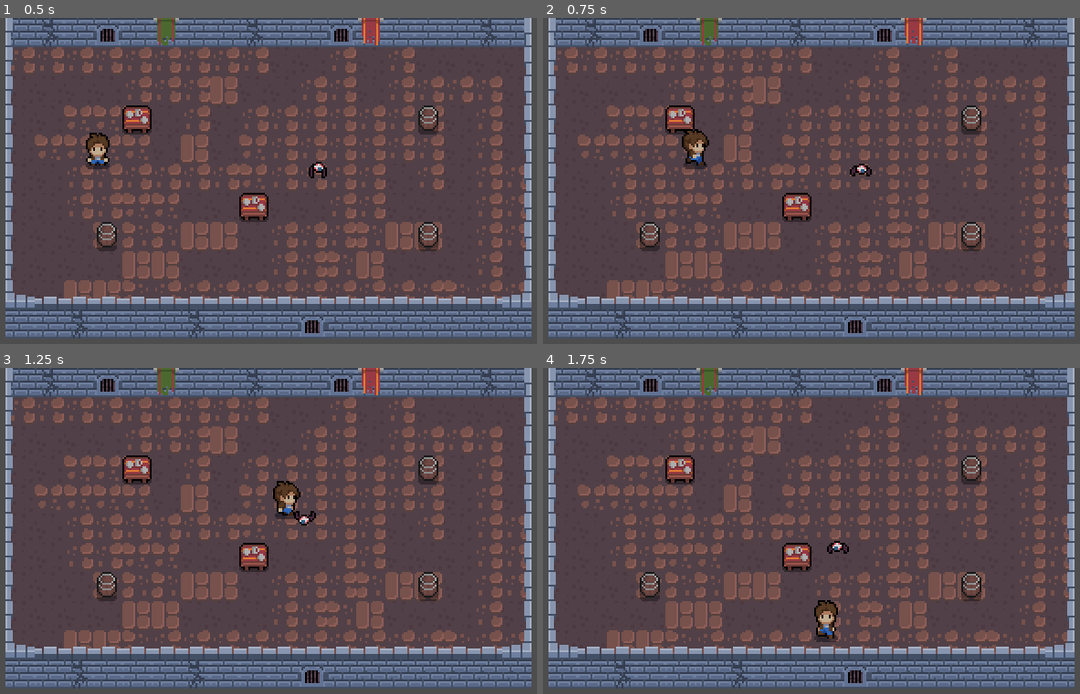
Above: before the commit, frames 1-4 (two rows, left to right).
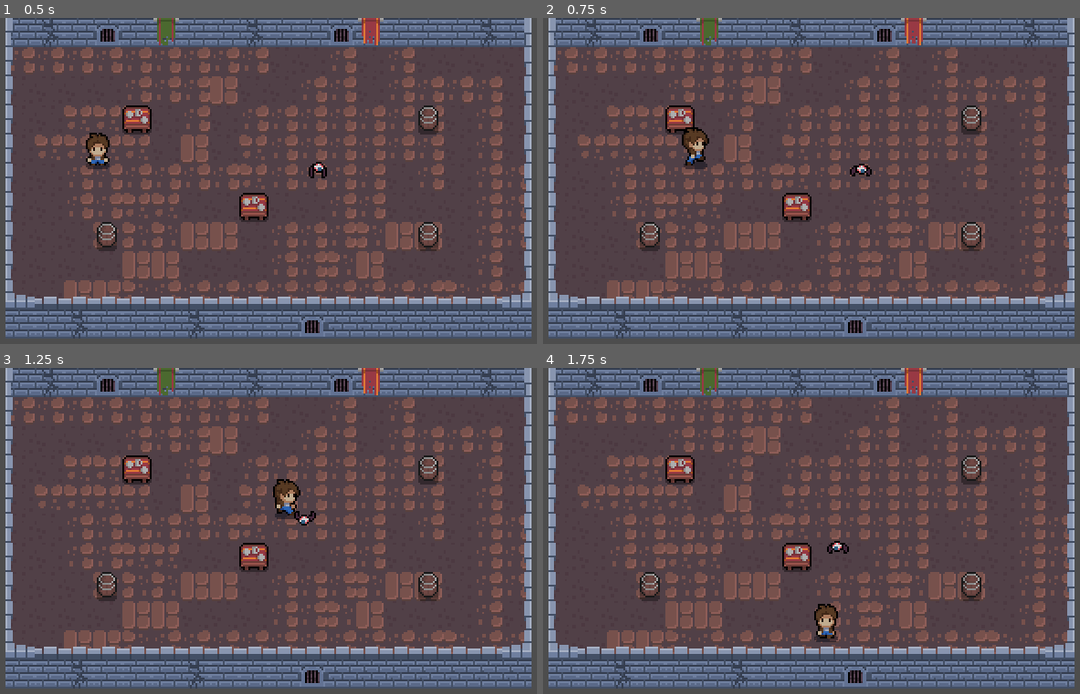
Above: after the commit, the same moments.

Repository: AlayandeWork/Micro-Knight
Game: Godot game, scene res://World/Level/level.tscn
The game is run twice, just before and just after one commit, with the same random seed, the same clock (stepped at 60 frames per second) and the same inputs.
Inputs:
- Up to frame 1 (0.5 s): no input
- Up to frame 2 (0.75 s): hold Right (ui_right) from 0.53 s (still down); tap Space (Attack, bound only after the commit) at 0.6 s
- Up to frame 3 (1.25 s): keep holding Right (ui_right)
- Up to frame 4 (1.75 s): release Right (ui_right) at 1.28 s; hold Down (ui_down) from 1.28 s (still down); tap Space (Attack, bound only after the commit) at 1.35 s

Frame 1 is identical in both runs. In frame 2, 0.2% of the frame differs, in the area x 25-31%, y 33-46%; in frame 3, 0.2%; in frame 4, 0.3%, in the area x 50-55%, y 71-83%.

Commit message:
update
Player and Enemy can take and recieve damage

Diff:
--- a/Enemy/enemy.gd
+++ b/Enemy/enemy.gd
@@ -3,8 +3,12 @@
 var playerIsChasing = false;
 var enemySpeed = 50;
 var player = null
+var playerInRange = false
+var enemyHealth = 100
+var canTakeDamage = true
 
 func _physics_process(delta):
+	playerAttacking()
 	if playerIsChasing:
 		position += (player.position - position)/enemySpeed
 		$AnimatedSprite2D.play("enemy_run")
@@ -30,3 +34,27 @@
 
 func enemy():
 	pass
+
+
+func _on_player_can_attack_body_entered(body):
+	if body.has_method("player"):
+		playerInRange = true
+
+
+func _on_player_can_attack_body_exited(body):
+	if body.has_method("player"):
+		playerInRange = false
+
+func playerAttacking():
+	if playerInRange and Globle.playerCurrentlyAttacking == true:
+		if canTakeDamage == true:
+			enemyHealth -= 10
+			$playerAttackCooldownTimer.start()
+			canTakeDamage = false
+			print (enemyHealth)
+			if enemyHealth <= 0:
+				self.queue_free()
+
+
+func _on_player_attack_cooldown_timer_timeout():
+	canTakeDamage = true
--- a/Enemy/enemy.tscn
+++ b/Enemy/enemy.tscn
@@ -139,5 +139,11 @@
 [node name="CollisionShape2D" type="CollisionShape2D" parent="playerCanAttack"]
 shape = SubResource("CircleShape2D_oihge")
 
+[node name="playerAttackCooldownTimer" type="Timer" parent="."]
+wait_time = 0.5
+
 [connection signal="body_entered" from="enemyDetection" to="." method="_on_enemy_detection_body_entered"]
 [connection signal="body_exited" from="enemyDetection" to="." method="_on_enemy_detection_body_exited"]
+[connection signal="body_entered" from="playerCanAttack" to="." method="_on_player_can_attack_body_entered"]
+[connection signal="body_exited" from="playerCanAttack" to="." method="_on_player_can_attack_body_exited"]
+[connection signal="timeout" from="playerAttackCooldownTimer" to="." method="_on_player_attack_cooldown_timer_timeout"]
--- a/Global/global.gd
+++ b/Global/global.gd
@@ -1,11 +1,3 @@
 extends Node
 
-
-# Called when the node enters the scene tree for the first time.
-func _ready():
-	pass # Replace with function body.
-
-
-# Called every frame. 'delta' is the elapsed time since the previous frame.
-func _process(delta):
-	pass
+var playerCurrentlyAttacking = false
--- a/Player/player.gd
+++ b/Player/player.gd
@@ -6,6 +6,7 @@
 var playerHealth = 100
 var speed = 150
 var direction = "none"
+var playerAttackAnim = false
 @onready var anim = $AnimatedSprite2D
 
 func _ready():
@@ -14,6 +15,7 @@
 func _physics_process(delta):
 	player_movement(delta)
 	enemyAttacking()
+	AttackAnimation()
 
 	# Player Health Check function
 	if playerHealth <= 0:
@@ -58,28 +60,32 @@
 		if move == 1:
 			anim.play("run_right")
 		else:
-			anim.play("idle_right")
+			if playerAttackAnim == false:
+				anim.play("idle_right")
 
 	elif direction == "left":
 		anim.flip_h = true
 		if move == 1:
 			anim.play("run_right")
 		else:
-			anim.play("idle_right")
+			if playerAttackAnim == false:
+				anim.play("idle_right")
 
 	elif direction == "up":
 		anim.flip_h = false
 		if move == 1:
 			anim.play("run_up")
 		else:
-			anim.play("idle_up")
+			if playerAttackAnim == false:
+				anim.play("idle_up")
 
 	elif direction == "down":
 		anim.flip_h = false
 		if move == 1:
 			anim.play("run_down")
 		else:
-			anim.play("idle_down")
+			if playerAttackAnim == false:
+				anim.play("idle_down")
 
 
 func _on_enemy_can_attack_body_entered(body):
@@ -98,7 +104,35 @@
 		$enemyAttackCooldownTimer.start()
 		print ("your health: ", playerHealth)
 
-
+func player():
+	pass
 
 func _on_enemy_attack_cooldown_timer_timeout():
 	enemyAttackCoolDown = true
+
+func AttackAnimation():
+	if 	Input.is_action_just_pressed("Attack"):
+		Globle.playerCurrentlyAttacking = true
+		playerAttackAnim = true
+
+		if direction == "right":
+			$AnimatedSprite2D.flip_h = false
+			anim.play("attack_right")
+			$playerAttackCooldownTimer.start()
+		if direction == "left":
+			$AnimatedSprite2D.flip_h = true
+			anim.play("attack_right")
+			$playerAttackCooldownTimer.start()
+		if direction == "up":
+			anim.play("attack_up")
+			$playerAttackCooldownTimer.start()
+		if direction == "down":
+			anim.play("attack_down")
+			$playerAttackCooldownTimer.start()
+
+
+
+func _on_player_attack_cooldown_timer_timeout():
+	$playerAttackCooldownTimer.stop()
+	Globle.playerCurrentlyAttacking = false
+	playerAttackAnim = false
--- a/Player/player.tscn
+++ b/Player/player.tscn
@@ -1,8 +1,56 @@
-[gd_scene load_steps=45 format=3 uid="uid://cs4fi7sgd5h3c"]
+[gd_scene load_steps=57 format=3 uid="uid://cs4fi7sgd5h3c"]
 
 [ext_resource type="Script" path="res://Player/player.gd" id="1_b3haw"]
 [ext_resource type="Texture2D" uid="uid://cw31lxa67xm7l" path="res://Player/Player.png" id="1_juump"]
 
+[sub_resource type="AtlasTexture" id="AtlasTexture_mcvdl"]
+atlas = ExtResource("1_juump")
+region = Rect2(0, 288, 48, 48)
+
+[sub_resource type="AtlasTexture" id="AtlasTexture_51ydq"]
+atlas = ExtResource("1_juump")
+region = Rect2(48, 288, 48, 48)
+
+[sub_resource type="AtlasTexture" id="AtlasTexture_4jj3u"]
+atlas = ExtResource("1_juump")
+region = Rect2(96, 288, 48, 48)
+
+[sub_resource type="AtlasTexture" id="AtlasTexture_0ij6v"]
+atlas = ExtResource("1_juump")
+region = Rect2(144, 288, 48, 48)
+
+[sub_resource type="AtlasTexture" id="AtlasTexture_pwbyv"]
+atlas = ExtResource("1_juump")
+region = Rect2(0, 336, 48, 48)
+
+[sub_resource type="AtlasTexture" id="AtlasTexture_vcuml"]
+atlas = ExtResource("1_juump")
+region = Rect2(48, 336, 48, 48)
+
+[sub_resource type="AtlasTexture" id="AtlasTexture_1i7k8"]
+atlas = ExtResource("1_juump")
+region = Rect2(96, 336, 48, 48)
+
+[sub_resource type="AtlasTexture" id="AtlasTexture_7m6th"]
+atlas = ExtResource("1_juump")
+region = Rect2(144, 336, 48, 48)
+
+[sub_resource type="AtlasTexture" id="AtlasTexture_ytjgi"]
+atlas = ExtResource("1_juump")
+region = Rect2(0, 384, 48, 48)
+
+[sub_resource type="AtlasTexture" id="AtlasTexture_invio"]
+atlas = ExtResource("1_juump")
+region = Rect2(48, 384, 48, 48)
+
+[sub_resource type="AtlasTexture" id="AtlasTexture_wjbu5"]
+atlas = ExtResource("1_juump")
+region = Rect2(96, 384, 48, 48)
+
+[sub_resource type="AtlasTexture" id="AtlasTexture_nd3bf"]
+atlas = ExtResource("1_juump")
+region = Rect2(144, 384, 48, 48)
+
 [sub_resource type="AtlasTexture" id="AtlasTexture_cvhlh"]
 atlas = ExtResource("1_juump")
 region = Rect2(0, 0, 48, 48)
@@ -161,6 +209,57 @@
 
 [sub_resource type="SpriteFrames" id="SpriteFrames_3n3v3"]
 animations = [{
+"frames": [{
+"duration": 1.0,
+"texture": SubResource("AtlasTexture_mcvdl")
+}, {
+"duration": 1.0,
+"texture": SubResource("AtlasTexture_51ydq")
+}, {
+"duration": 1.0,
+"texture": SubResource("AtlasTexture_4jj3u")
+}, {
+"duration": 1.0,
+"texture": SubResource("AtlasTexture_0ij6v")
+}],
+"loop": true,
+"name": &"attack_down",
+"speed": 5.0
+}, {
+"frames": [{
+"duration": 1.0,
+"texture": SubResource("AtlasTexture_pwbyv")
+}, {
+"duration": 1.0,
+"texture": SubResource("AtlasTexture_vcuml")
+}, {
+"duration": 1.0,
+"texture": SubResource("AtlasTexture_1i7k8")
+}, {
+"duration": 1.0,
+"texture": SubResource("AtlasTexture_7m6th")
+}],
+"loop": true,
+"name": &"attack_right",
+"speed": 5.0
+}, {
+"frames": [{
+"duration": 1.0,
+"texture": SubResource("AtlasTexture_ytjgi")
+}, {
+"duration": 1.0,
+"texture": SubResource("AtlasTexture_invio")
+}, {
+"duration": 1.0,
+"texture": SubResource("AtlasTexture_wjbu5")
+}, {
+"duration": 1.0,
+"texture": SubResource("AtlasTexture_nd3bf")
+}],
+"loop": true,
+"name": &"attack_up",
+"speed": 5.0
+}, {
 "frames": [{
 "duration": 1.0,
 "texture": SubResource("AtlasTexture_cvhlh")
@@ -328,9 +427,7 @@
 [node name="AnimatedSprite2D" type="AnimatedSprite2D" parent="."]
 position = Vector2(0, -17)
 sprite_frames = SubResource("SpriteFrames_3n3v3")
-animation = &"player_death"
-frame = 2
-frame_progress = 1.0
+animation = &"attack_up"
 
 [node name="CollisionShape2D" type="CollisionShape2D" parent="."]
 position = Vector2(0.5, -4)
@@ -346,6 +443,10 @@
 [node name="enemyAttackCooldownTimer" type="Timer" parent="."]
 wait_time = 0.5
 
+[node name="playerAttackCooldownTimer" type="Timer" parent="."]
+wait_time = 0.5
+
 [connection signal="body_entered" from="enemyCanAttack" to="." method="_on_enemy_can_attack_body_entered"]
 [connection signal="body_exited" from="enemyCanAttack" to="." method="_on_enemy_can_attack_body_exited"]
 [connection signal="timeout" from="enemyAttackCooldownTimer" to="." method="_on_enemy_attack_cooldown_timer_timeout"]
+[connection signal="timeout" from="playerAttackCooldownTimer" to="." method="_on_player_attack_cooldown_timer_timeout"]
--- a/project.godot
+++ b/project.godot
@@ -14,6 +14,10 @@
 run/main_scene="res://World/Level/level.tscn"
 config/features=PackedStringArray("4.2", "GL Compatibility")
 config/icon="res://icon.svg"
+
+[autoload]
+
+Globle="*res://Global/global.gd"
 
 [display]
 
@@ -45,6 +49,11 @@
 "events": [Object(InputEventKey,"resource_local_to_scene":false,"resource_name":"","device":-1,"window_id":0,"alt_press …(182 unchanged characters)…
 ]
 }
+Attack={
+"deadzone": 0.5,
+"events": [Object(InputEventKey,"resource_local_to_scene":false,"resource_name":"","device":-1,"window_id":0,"alt_pressed":false,"shift_pressed":false,"ctrl_pressed":false,"meta_pressed":false,"pressed":false,"keycode":0,"physical_keycode":32,"key_label":0,"unicode":32,"echo":false,"script":null)
+]
+}
 
 [layer_names]
 
